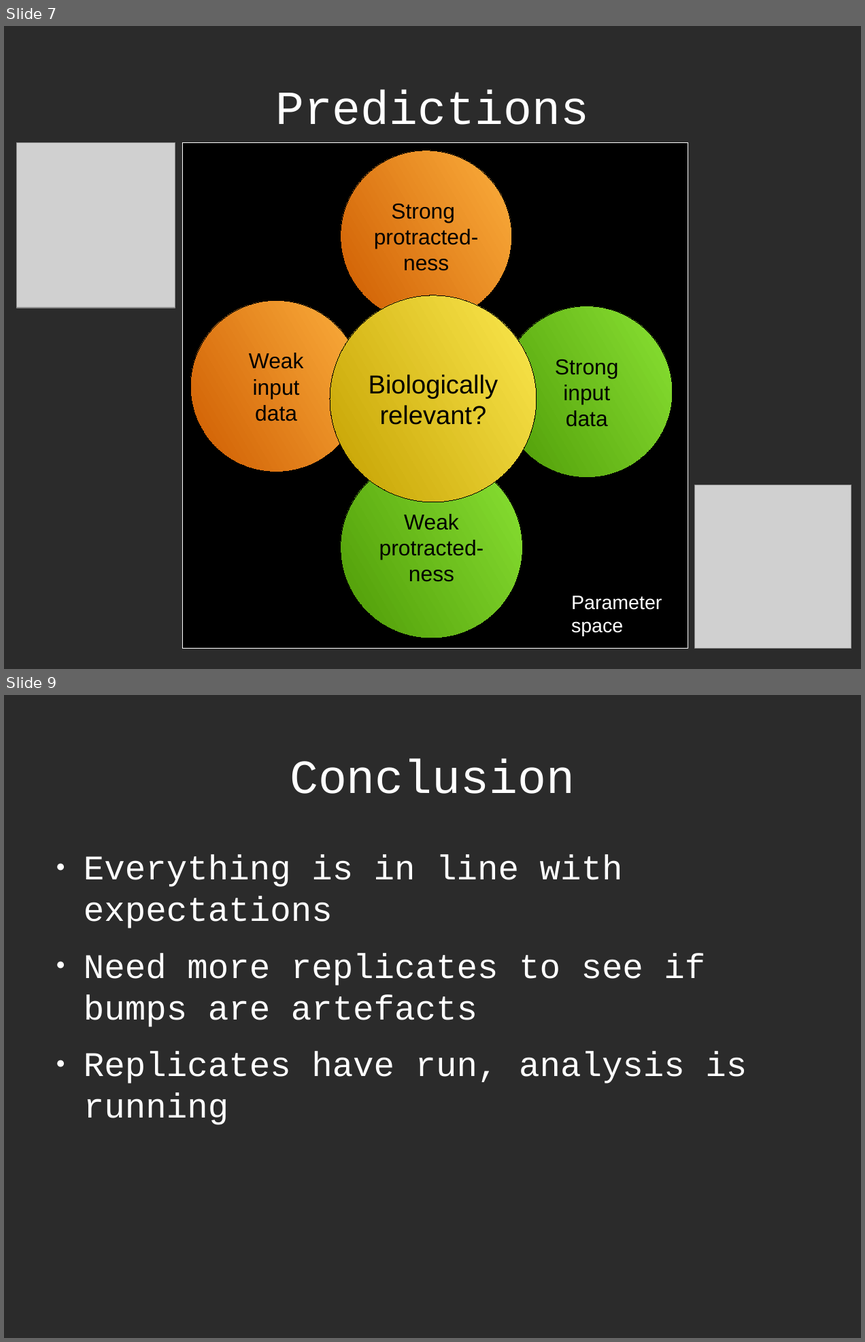
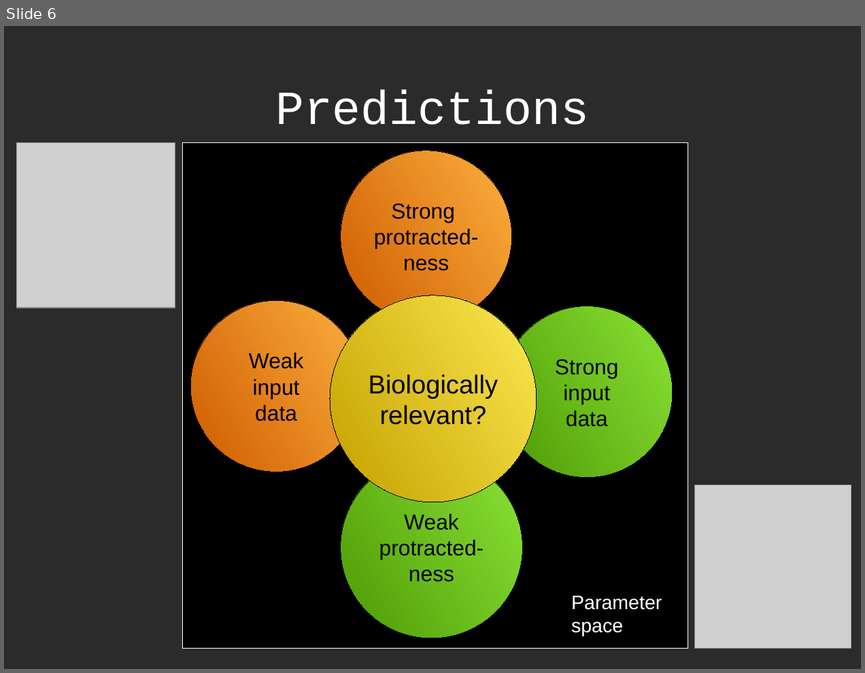
Before and after one commit to richelbilderbeek/Science, a slide deck: Bilderbeek20161214TeceMeeting/20161214TeceMeeting.odp. Shown one above the other, each under a label of ours: slides 7 and 9 before the commit, slide 6 after it; the slides between them are not shown. The pictures are 865x1342 and 865x673 pixels, drawn with LibreOffice and Linux fonts; fonts in the diff are those of the drawing; grey boxes stand for pictures; background and template pictures are left out; a plain dark background stands for a picture behind light text. Boxes give left, top, right and bottom in pixels: in the first picture for what was removed or moved away, otherwise in the second. Text is boxed around its words. In the diff, an @@ line names an element or a change of style, - is before the commit and + after.

```diff
--- a/Bilderbeek20161214TeceMeeting/20161214TeceMeeting.odp
+++ b/Bilderbeek20161214TeceMeeting/20161214TeceMeeting.odp
@@ slide 9 removed at [4, 695, 861, 1338], background picture (left out) @@
@@ title removed at [290, 758, 575, 794] @@
-Conclusion
@@ text removed at [84, 855, 747, 1125] @@
-● Everything is in line with expectations
-● Need more replicates to see if bumps are artefacts
-● Replicates have run, analysis is running
@@ what was slide 7 is now slide 6 @@
```
Also in this commit, not shown: 1 slide changed, 7 slides added, 3 other slides removed, 7 other files.
